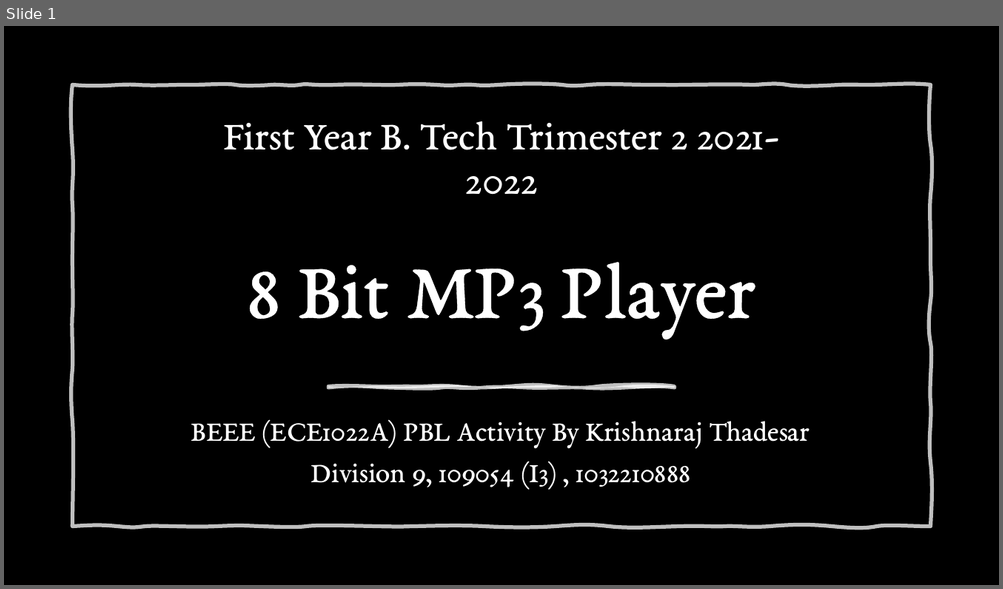
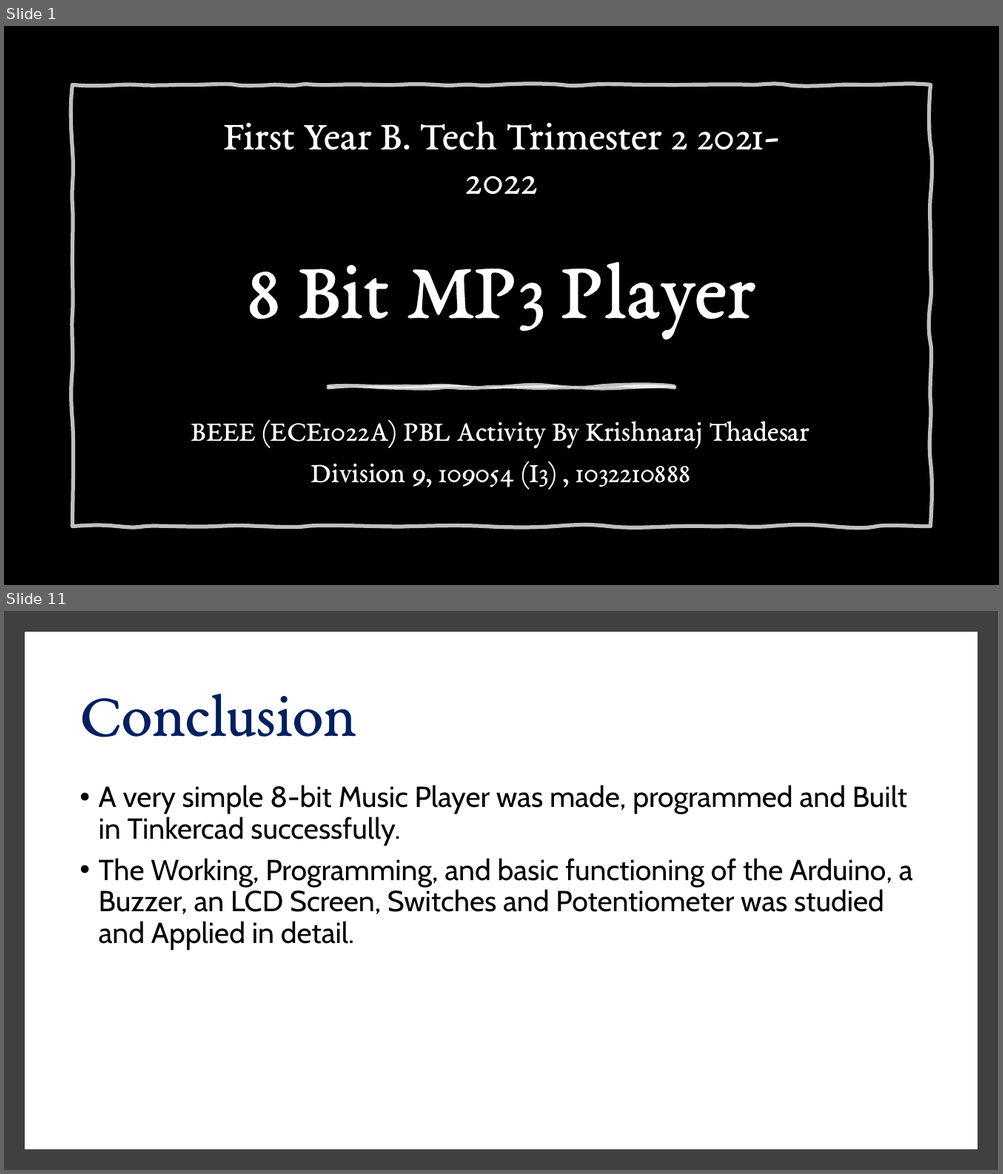
Before and after one commit to School-Related/First-Year, a slide deck: Second Trimester/Basics of Electrical and Electronics Engineering/Lab/Project/[2022] [1st Yr] PBL Activity 8 Bit MP3 Player PPT.pptx. Shown one above the other, each under a label of ours: slide 1 before the commit, slides 1 and 11 after it; the slides between them are not shown. The pictures are 1003x589 and 1003x1174 pixels, drawn with LibreOffice and Linux fonts; fonts in the diff are those of the drawing; background and template pictures are left out. Boxes give left, top, right and bottom in pixels: in the first picture for what was removed or moved away, otherwise in the second. Text is boxed around its words. In the diff, an @@ line names an element or a change of style, - is before the commit and + after.

```diff
--- a/Second Trimester/Basics of Electrical and Electronics Engineering/Lab/Project/[2022] [1st Yr] PBL Activity 8 Bit MP3 Player PPT.pptx
+++ b/Second Trimester/Basics of Electrical and Electronics Engineering/Lab/Project/[2022] [1st Yr] PBL Activity 8 Bit MP3 Player PPT.pptx
@@ slide 11 added at [4,611,999,1170], background #FFFFFF @@
@@ rectangle added at [4,611,999,1170], fill #404040 @@
@@ rectangle added at [30,637,973,1145], fill #FFFFFF, outline #FFFFFF 10 pt @@
@@ title added at [79,694,356,738], 60 pt, text #002060 @@
+Conclusion
@@ text added at [99,785,913,950], 28 pt, text #000000 @@
+• A very simple 8-bit Music Player was made, programmed and Built in Tinkercad successfully.
+• The Working, Programming, and basic functioning of the Arduino, a Buzzer, an LCD Screen, Switches and Potentiometer was studied and Applied in detail.
```
Also in this commit, not shown: 3 slides changed, 6 other slides added, 3 slides removed, 4 other files.
